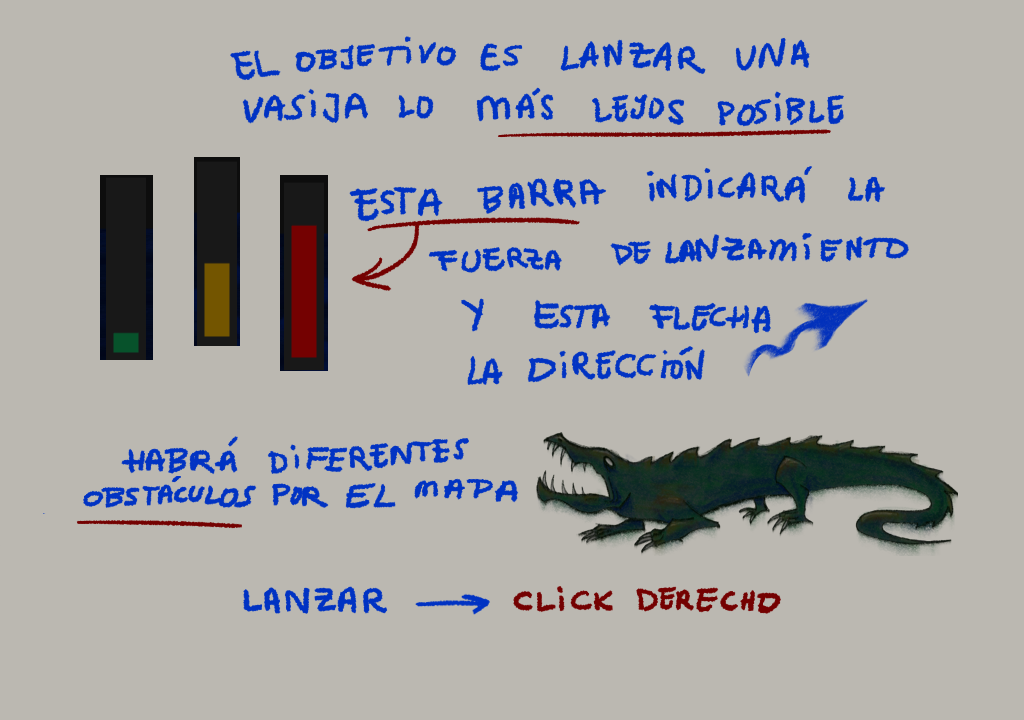
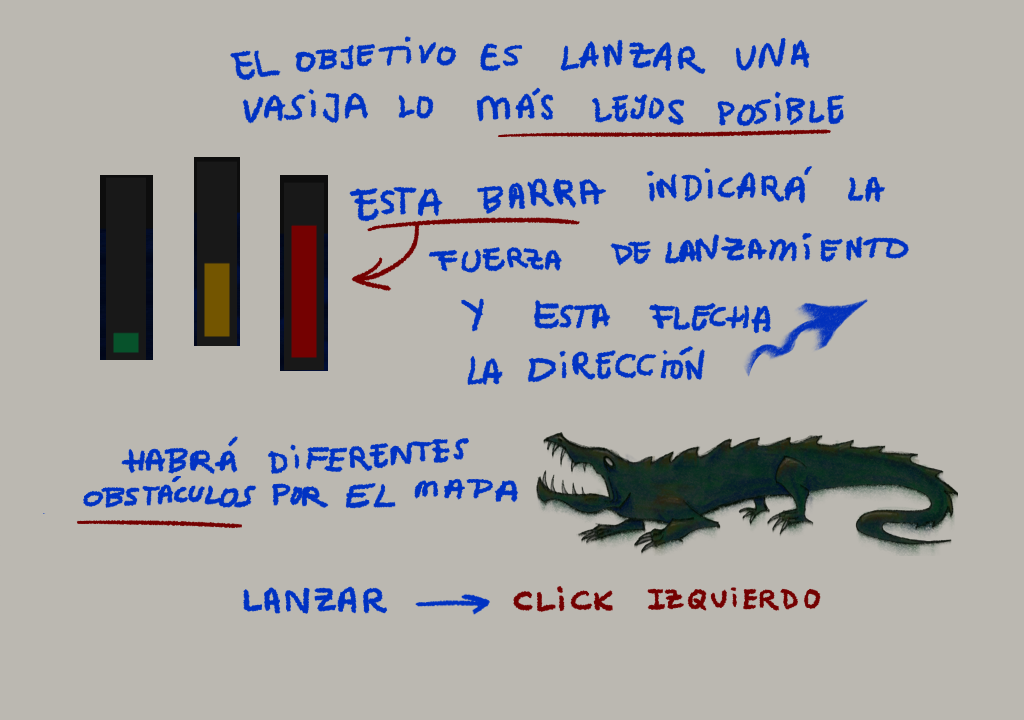
Layered file, before and after one edit (1024 x 720). Changes by layer:
painted on "Capa de pintura 2" over <box>636,586,821,614</box>
